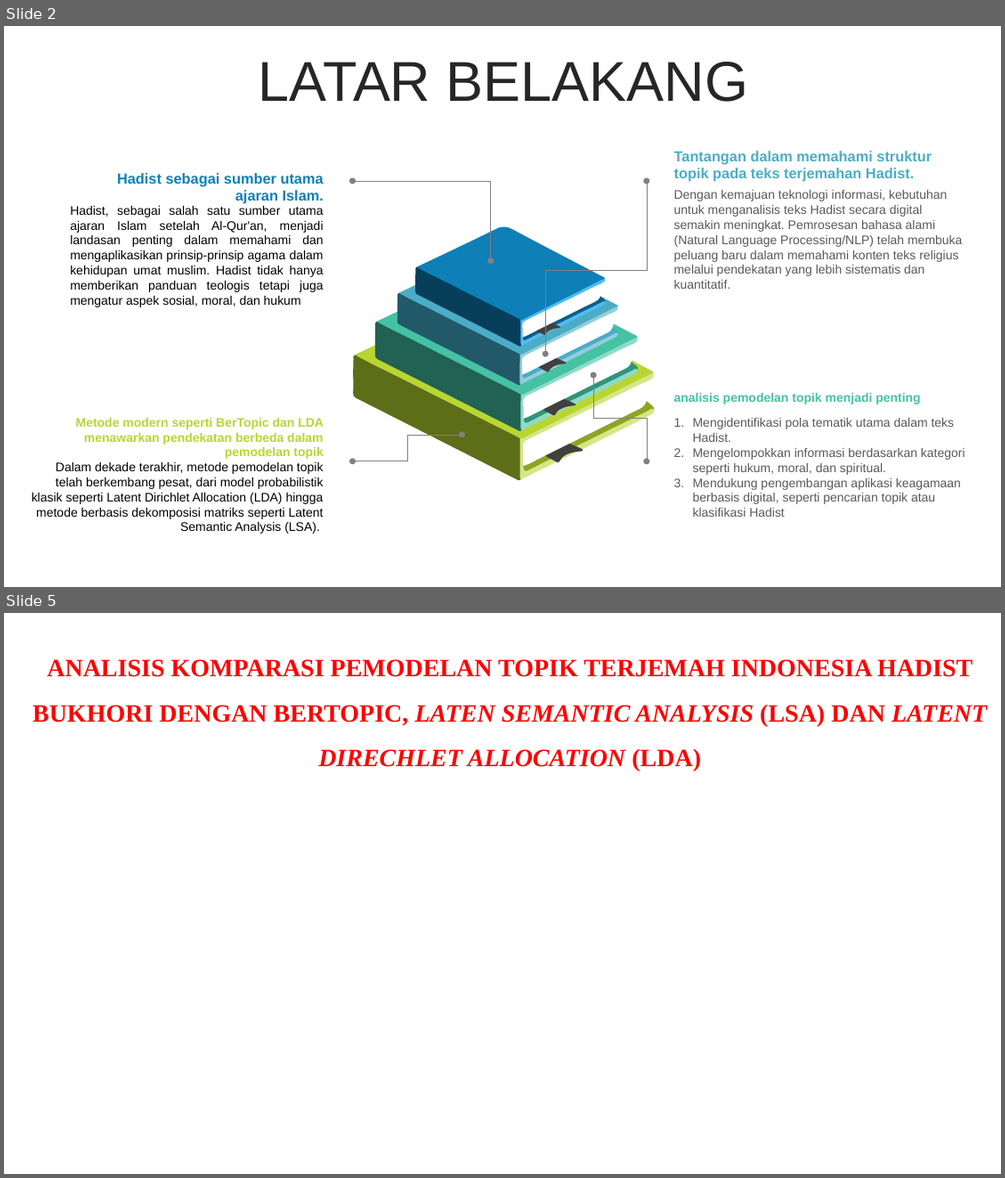
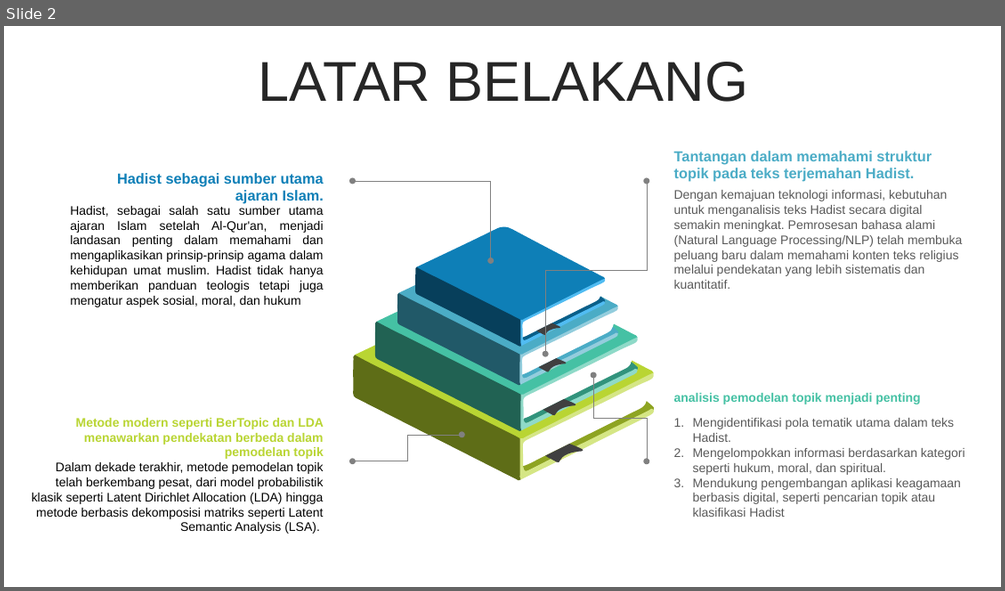
Before and after one commit to ridwan-bvk/SAKOLA-PASCA, a slide deck: SEMESTER2/METODE PENELITIAN/TUGAS/PRESENTASI - PROPOSAL THESIS.pptx. Shown one above the other, each under a label of ours: slides 2 and 5 before the commit, slide 2 after it; the slides between them are not shown. The pictures are 1005x1178 and 1005x591 pixels, drawn with LibreOffice and Linux fonts; fonts in the diff are those of the drawing; background and template pictures are left out. Boxes give left, top, right and bottom in pixels: in the first picture for what was removed or moved away, otherwise in the second. Text is boxed around its words. In the diff, an @@ line names an element or a change of style, - is before the commit and + after.

```diff
--- a/SEMESTER2/METODE PENELITIAN/TUGAS/PRESENTASI - PROPOSAL THESIS.pptx
+++ b/SEMESTER2/METODE PENELITIAN/TUGAS/PRESENTASI - PROPOSAL THESIS.pptx
@@ slide 5 removed at [4, 613, 1001, 1174], background picture (left out) @@
@@ text removed at [32, 659, 987, 771] @@
-ANALISIS KOMPARASI PEMODELAN TOPIK TERJEMAH INDONESIA HADIST BUKHORI DENGAN BERTOPIC, LATEN SEMANTIC ANALYSIS (LSA) DAN LATENT DIRECHLET ALLOCATION (LDA)
```
Also in this commit, not shown: 4 slides changed, 4 slides added, 44 other slides removed, 25 other files.
